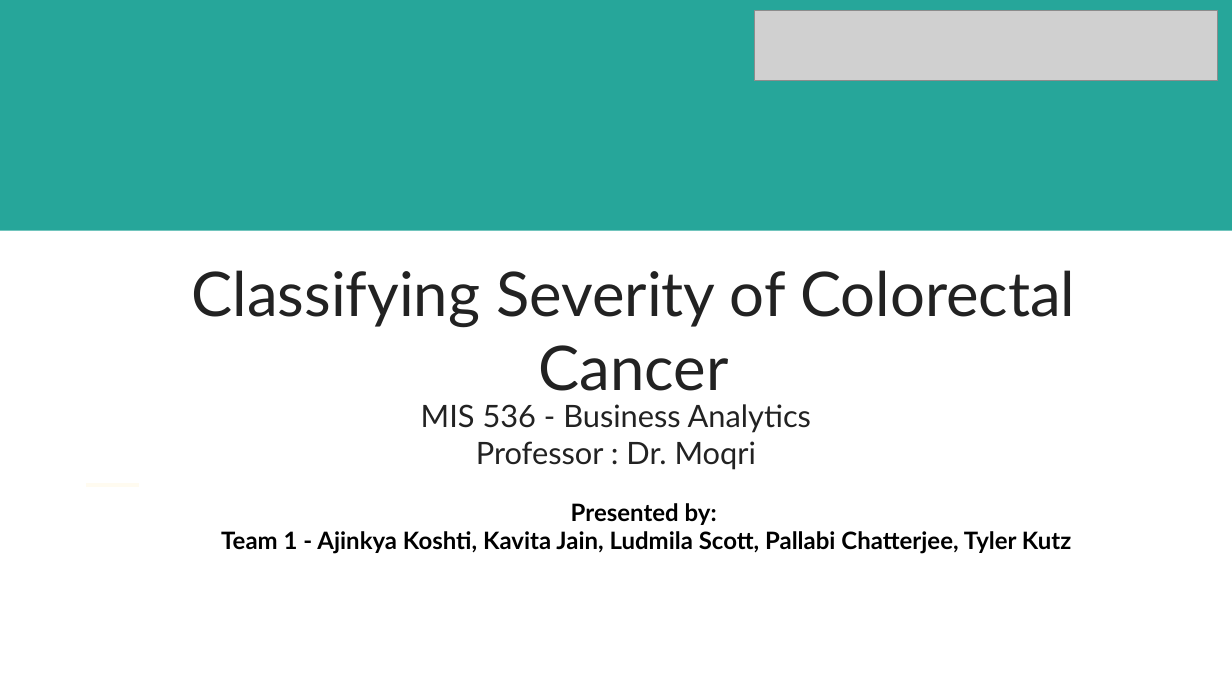
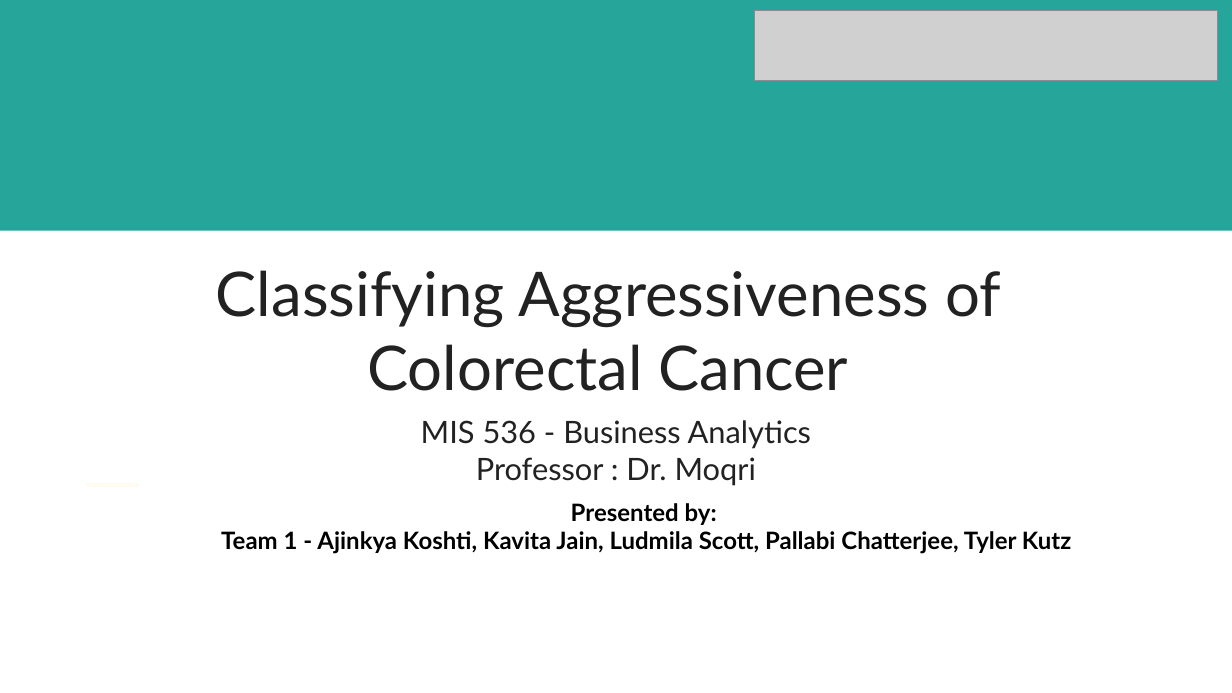
Before and after one commit to ludmila77/Team1-MIS536, a slide deck: slide 1 of reports/Final Presentation.pptx. Drawn at 1232x693 pixels with LibreOffice and Linux fonts; fonts in the diff are those of the drawing; grey boxes stand for pictures. Boxes give left, top, right and bottom in pixels: in the first picture for what was removed or moved away, otherwise in the second. Text is boxed around its words. In the diff, an @@ line names an element or a change of style, - is before the commit and + after.

```diff
--- a/reports/Final Presentation.pptx
+++ b/reports/Final Presentation.pptx
@@ text at (216,270,1001,391): text changed @@
-Classifying Severity of Colorectal Cancer
+Classifying Aggressiveness of Colorectal Cancer
@@ text "MIS 536 - Business Analytics": place and size @@
-text "MIS 536 - Business Analytics" at (421,404,811,470)
+text "MIS 536 - Business Analytics" at (421,420,811,486)
```
Also in this commit, not shown: 10 other slides changed, 1 slide added.
